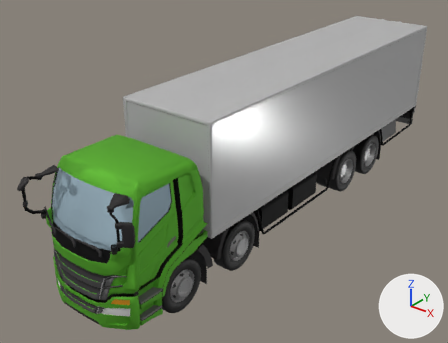
Two versions of the glTF model src/models/truck/triangle_faced.gltf, one commit apart.
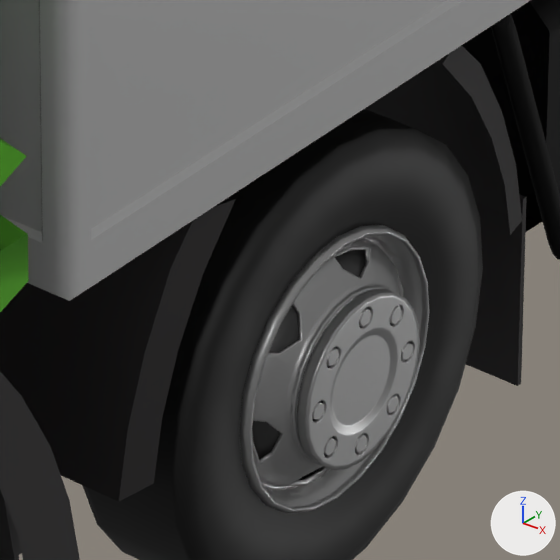
Each version is shown whole from a 50 mm camera at (5.62, -8.12, 5.32) aimed at (-0.48, -0.5, 0.6), then close up on the part from 46% to 59% of the width and 60% to 77% of the height. The lights are fixed; the arrows at lower right show +X, +Y and +Z. Both versions are drawn at frame 9 of the action 'wheels_Circle.002Action.002'; the numbers are the values there.

The first close-up shows 'Truck_Fueltank01', 'Truck_body_Truck_body.L', 'Truck_head_Truck_head.L', 'wheels_Circle.002'.
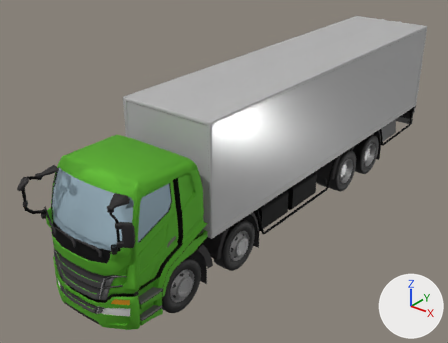
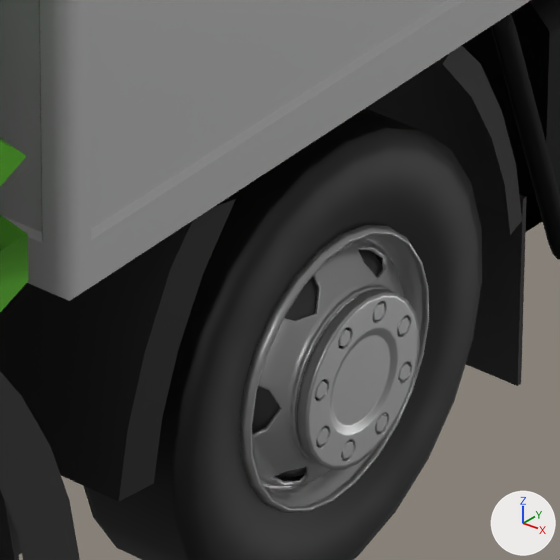
Boxes [x1, y1, x2, y2] around the edits, measured in the close-ups (560 x 560 px):
'wheels_Circle.002', turned
    before: [82, 109, 483, 560]
    after: [84, 108, 482, 560]

What changed in the scene script:
```text
Change ob_wheels_circle_002:
    ob_wheels_circle_002.rotation_euler: (2.331, 0.0, 0.0) -> (2.019, 0.0, 0.0)  # degrees (134, 0, 0) -> degrees (116, 0, 0)
```
